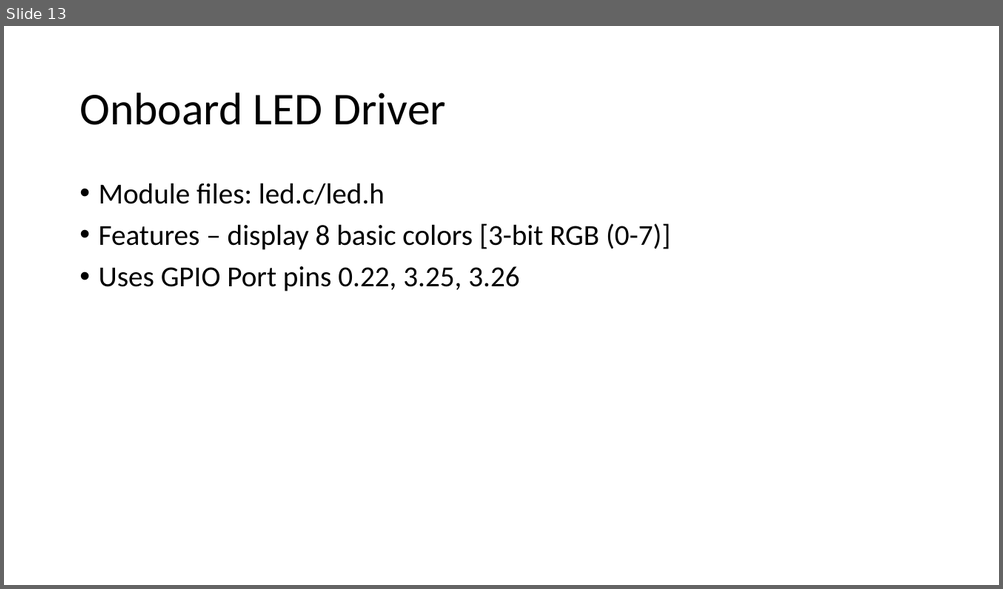
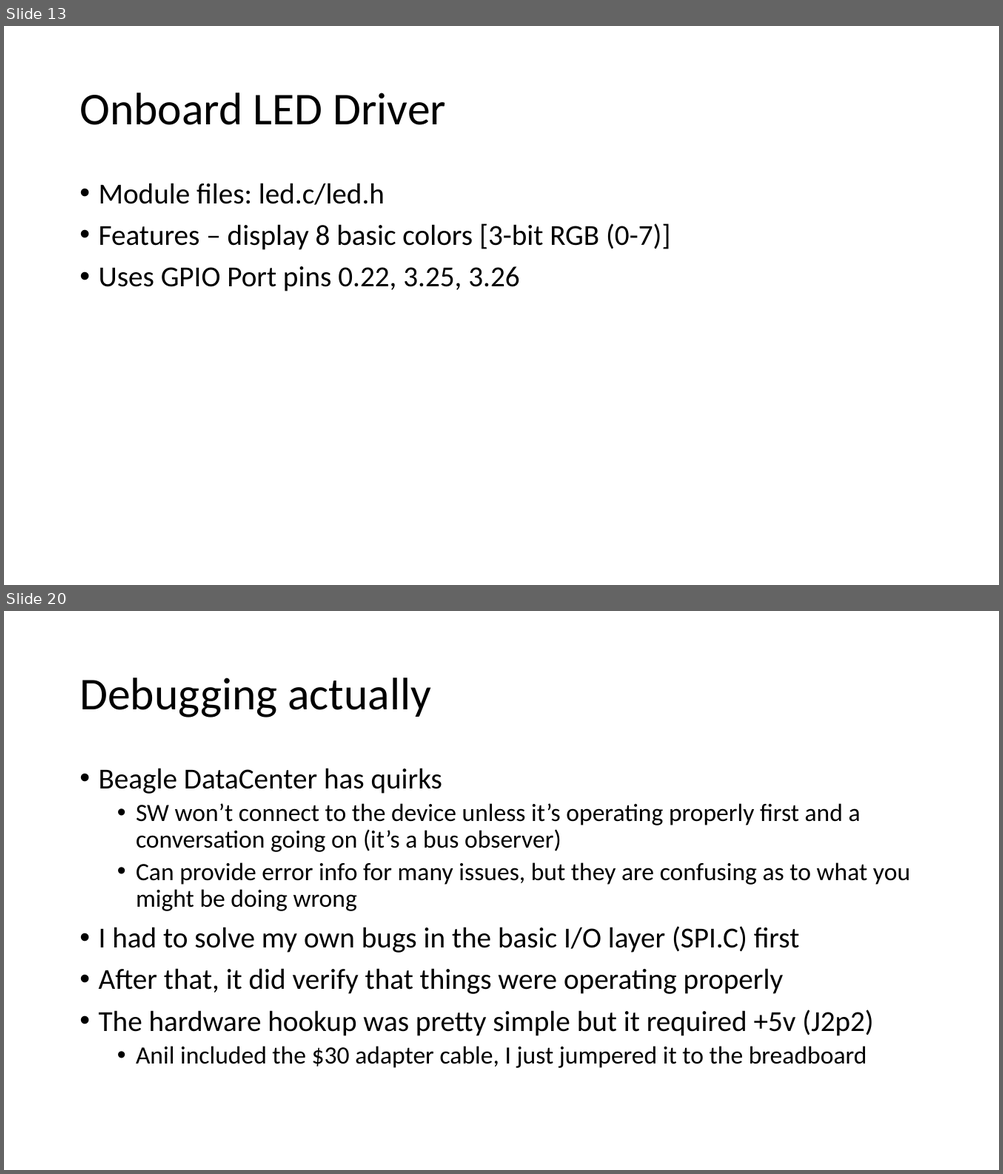
Before and after one commit to EmbeddedSystemClass/FinalProject5381, a slide deck: Final Project 5381.pptx. Shown one above the other, each under a label of ours: slide 13 before the commit, slides 13 and 20 after it; the slides between them are not shown. The pictures are 1003x589 and 1003x1174 pixels, drawn with LibreOffice and Linux fonts; fonts in the diff are those of the drawing. Boxes give left, top, right and bottom in pixels: in the first picture for what was removed or moved away, otherwise in the second. Text is boxed around its words. In the diff, an @@ line names an element or a change of style, - is before the commit and + after.

Commit message:
Added expended Environmental Sensor sections (HW, SW, debug).

```diff
--- a/Final Project 5381.pptx
+++ b/Final Project 5381.pptx
@@ slide 20 added at (4, 611, 999, 1170), background #FFFFFF @@
@@ title added at (79, 678, 431, 718), 44 pt, text #000000 @@
+Debugging actually
@@ text added at (99, 768, 910, 1068), 24 pt, text #000000 @@
+• Beagle DataCenter has quirks
+  • SW won’t connect to the device unless it’s operating properly first and a conversation going on (it’s a bus observer)
+  • Can provide error info for many issues, but they are confusing as to what you might be doing wrong
+• I had to solve my own bugs in the basic I/O layer (SPI.C) first
+• After that, it did verify that things were operating properly
+• The hardware hookup was pretty simple but it required +5v (J2p2)
+  • Anil included the $30 adapter cable, I just jumpered it to the breadboard
```
Also in this commit, not shown: 1 slide changed, 6 other slides added.
